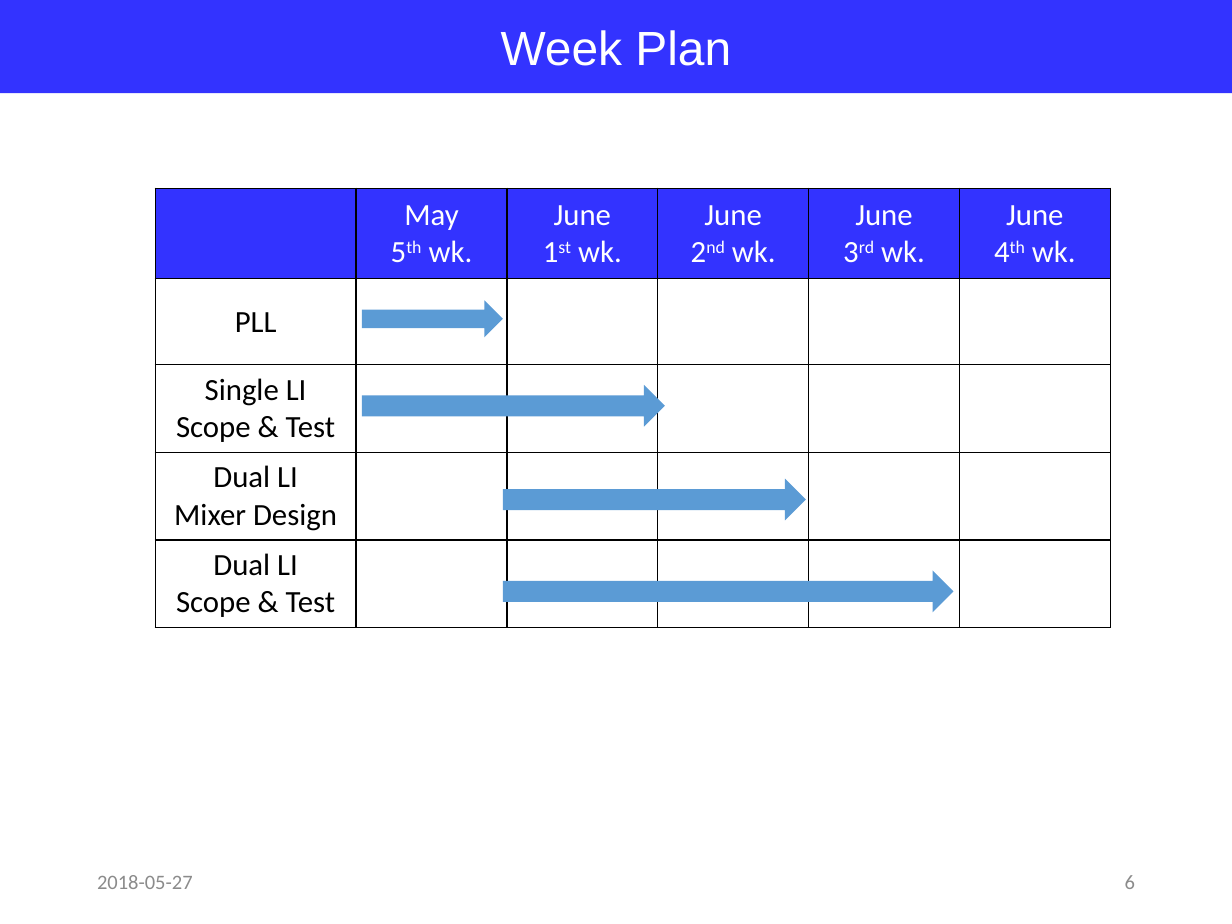
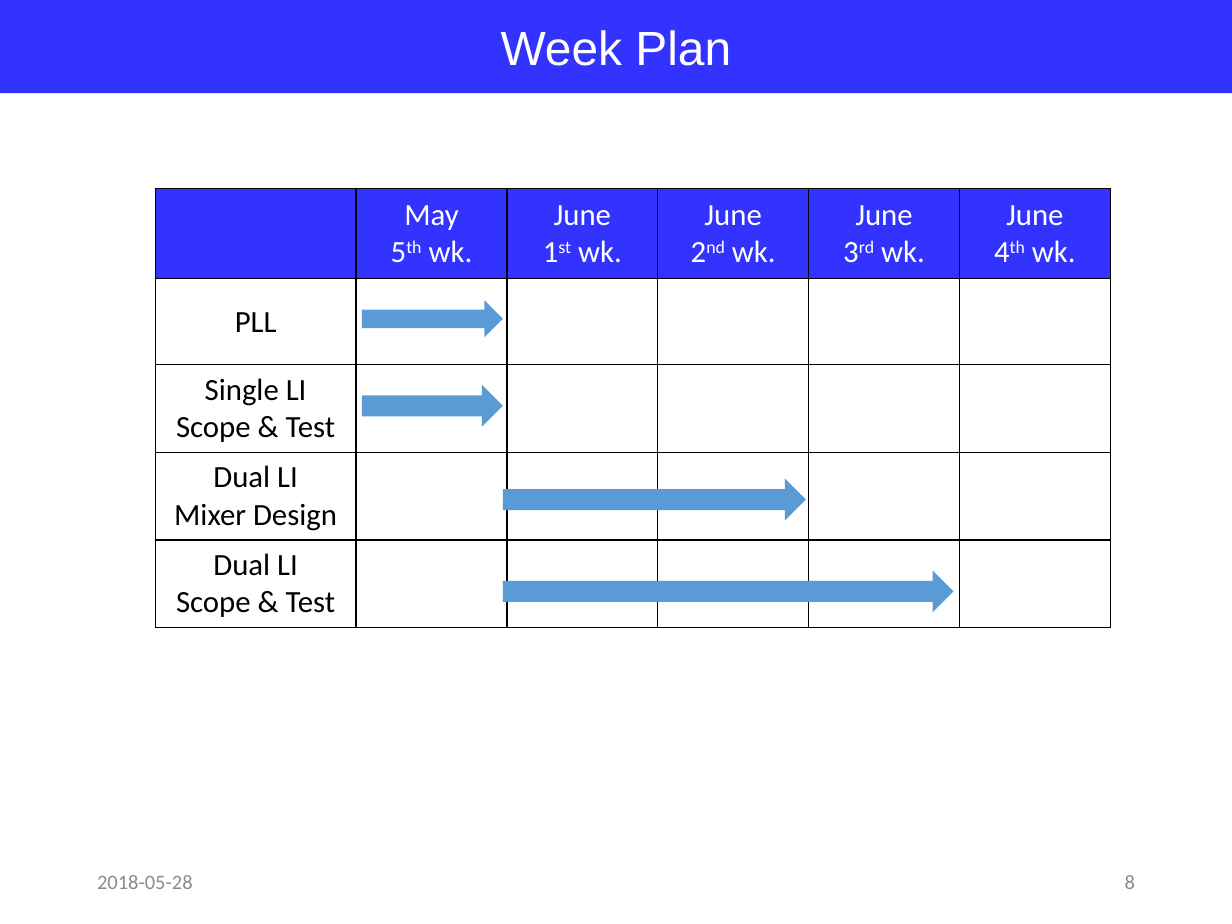
Before and after one commit to jglee96/NBTP_Lab, a slide deck: slide 8 of 랩미팅/201805/180528 Zurich Lock-In(Jong).pptx (slide 6 before the commit). Drawn at 1232x924 pixels with LibreOffice and Linux fonts; fonts in the diff are those of the drawing. Boxes give left, top, right and bottom in pixels: in the first picture for what was removed or moved away, otherwise in the second. Text is boxed around its words. In the diff, an @@ line names an element or a change of style, - is before the commit and + after.

```diff
--- a/랩미팅/201805/180528 Zurich Lock-In(Jong).pptx
+++ b/랩미팅/201805/180528 Zurich Lock-In(Jong).pptx
@@ right arrow resized from (x1=362, y1=384, x2=665, y2=426) to (x1=362, y1=384, x2=503, y2=426) @@
@@ text at (x1=97, y1=875, x2=193, y2=889): text changed @@
-2018-05-27
+2018-05-28
@@ page number at (x1=1125, y1=875, x2=1135, y2=889): text changed @@
-6
+8
```
Also in this commit, not shown: 5 other slides changed, 2 slides added, 6 other files.
